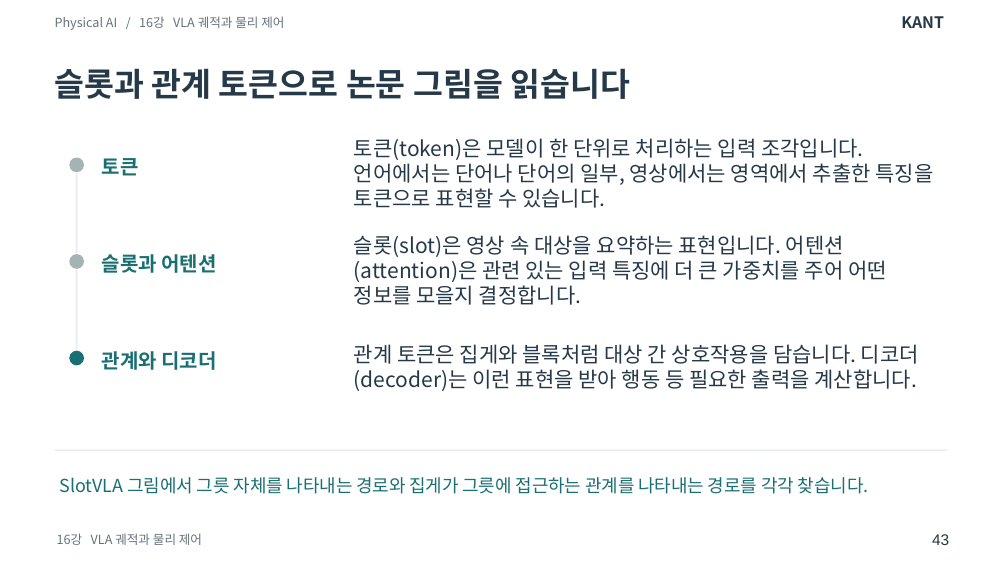
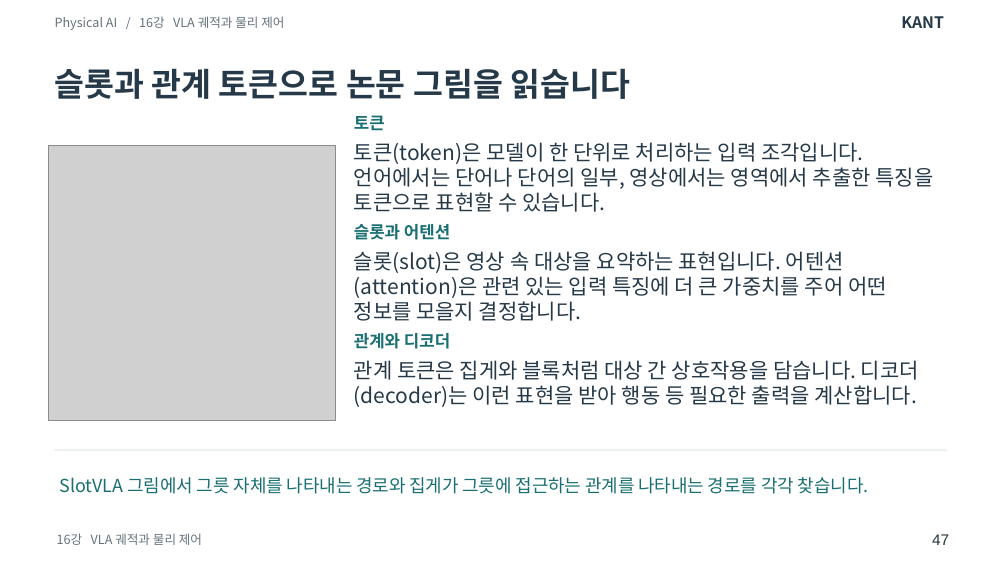
Before and after one commit to SpartaPA/waffle-mpx-lyrical, a slide deck: slide 47 of lessons/14-18/lessons-14-18.pptx (slide 43 before the commit). Drawn at 1008x567 pixels with LibreOffice and Linux fonts; fonts in the diff are those of the drawing; grey boxes stand for pictures. Boxes give left, top, right and bottom in pixels: in the first picture for what was removed or moved away, otherwise in the second. Text is boxed around its words. In the diff, an @@ line names an element or a change of style, - is before the commit and + after.

Commit message:
다섯 강의에서 지시문이 코드와 결과로 이어지는 과정을 그림과 함께 설명합니다

```diff
--- a/lessons/14-18/lessons-14-18.pptx
+++ b/lessons/14-18/lessons-14-18.pptx
@@ size 14.2 to 12 pt; vertical alignment middle to top in 3 elements at (x1=354, y1=333, x2=450, y2=349), (x1=354, y1=224, x2=450, y2=240), (x1=354, y1=115, x2=385, y2=131) @@
@@ text "토큰" moved from (x1=102, y1=158, x2=139, y2=176) to (x1=354, y1=115, x2=385, y2=131) @@
@@ picture added at (x1=49, y1=145, x2=337, y2=420) @@
@@ ellipse removed at (x1=70, y1=157, x2=85, y2=172) @@
@@ rectangle removed at (x1=76, y1=173, x2=78, y2=253) @@
@@ text "슬롯과 어텐션" moved from (x1=102, y1=254, x2=216, y2=273) to (x1=354, y1=224, x2=450, y2=240) @@
@@ ellipse removed at (x1=70, y1=254, x2=85, y2=269) @@
@@ text "슬롯(slot)은 영상 속 대상을 요약하는 ..." moved from (x1=354, y1=235, x2=887, y2=305) to (x1=354, y1=251, x2=887, y2=321) @@
@@ rectangle removed at (x1=76, y1=270, x2=78, y2=350) @@
@@ text "관계와 디코더" moved from (x1=102, y1=351, x2=216, y2=370) to (x1=354, y1=333, x2=450, y2=349) @@
@@ ellipse removed at (x1=70, y1=351, x2=85, y2=366) @@
@@ vertical alignment middle to top in 3 elements at (x1=354, y1=142, x2=934, y2=212), (x1=354, y1=251, x2=887, y2=321), (x1=354, y1=360, x2=919, y2=407) @@
@@ text "관계 토큰은 집게와 블록처럼 대상 ..." moved from (x1=354, y1=344, x2=919, y2=391) to (x1=354, y1=360, x2=919, y2=407) @@
@@ text at (x1=932, y1=534, x2=949, y2=545): text changed @@
-43
+47
```
Also in this commit, not shown: 77 other slides changed, 10 slides added, 3 other files.
